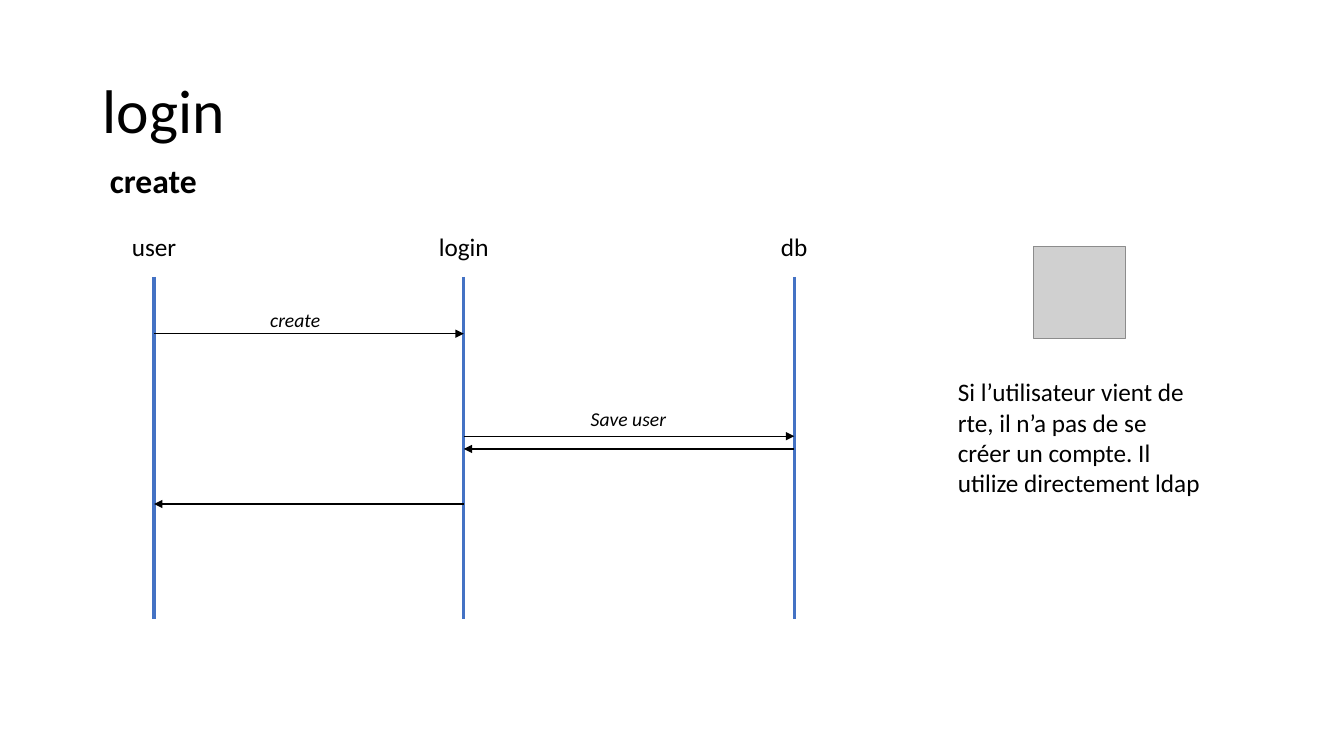
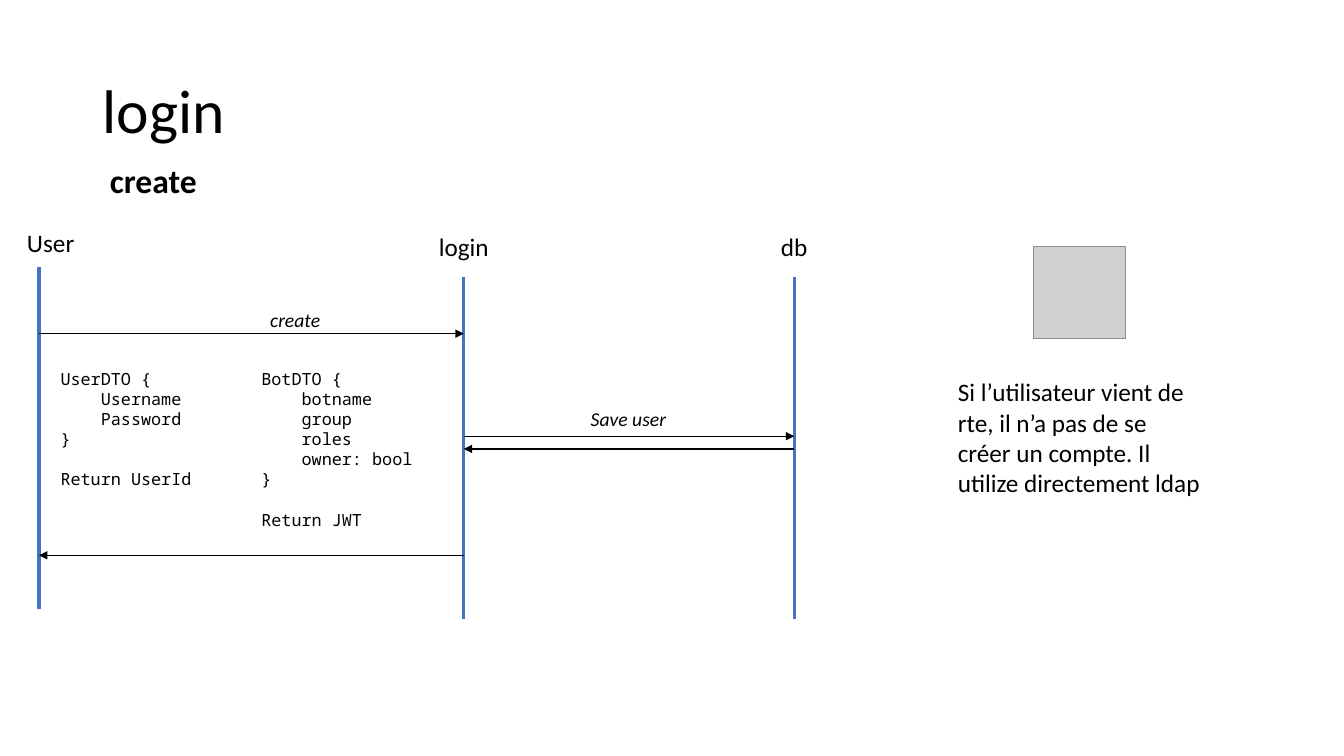
Before and after one commit to AntaresSimulatorTeam/AntaREST, a slide deck: slide 4 of docs/draft/login.pptx. Drawn at 1344x756 pixels with LibreOffice and Linux fonts; fonts in the diff are those of the drawing; grey boxes stand for pictures. Boxes give left, top, right and bottom in pixels: in the first picture for what was removed or moved away, otherwise in the second. Text is boxed around its words. In the diff, an @@ line names an element or a change of style, - is before the commit and + after.

Commit message:
Issue 229 setup token api (#310)
* refactor user model to be a child of Identity. Role is linked to Identity.

* setup bot repository

* WIP bot service implementation

* refactor login service with bot

* add bots endpoint

* fix mypy

* refactor JWTUser : remove name, add impersonator and type attributes. Revoke JWT if bot not in database. WIP: refactor study service to use impersonator attributes rather than id.

* use impersonator rather than id as owner identity

* create an hierarchy between roles. refactor create bot acceptance rules.

* refactor BotCreateDTO. add openapi spec

```diff
--- a/docs/draft/login.pptx
+++ b/docs/draft/login.pptx
@@ text at box(27, 235, 74, 253): text changed @@
-user
+User
@@ line moved from (154, 277) - (154, 619) to (39, 267) - (39, 609) @@
@@ arrow moved from (154, 334) - (464, 334) to (39, 334) - (464, 334) @@
@@ text added at box(61, 373, 191, 485), 12 pt, text #000000 @@
+UserDTO {
+Username
+Password
+}
+Return UserId
@@ text added at box(261, 373, 412, 526), 12 pt, text #000000 @@
+BotDTO {
+botname
+group
+roles
+owner: bool
+}
+Return JWT
@@ arrow moved from (464, 504) - (154, 504) to (464, 556) - (39, 556) @@
```
Also in this commit, not shown: 3 other slides changed, 21 other files.
